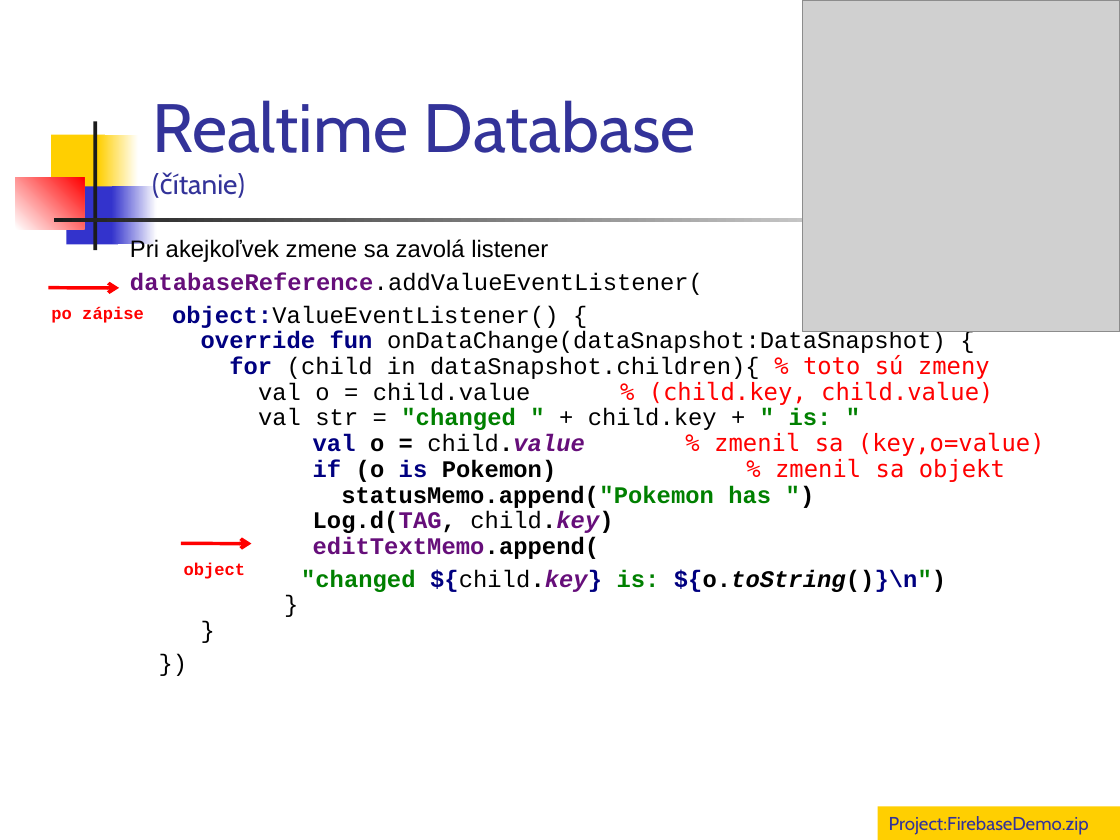
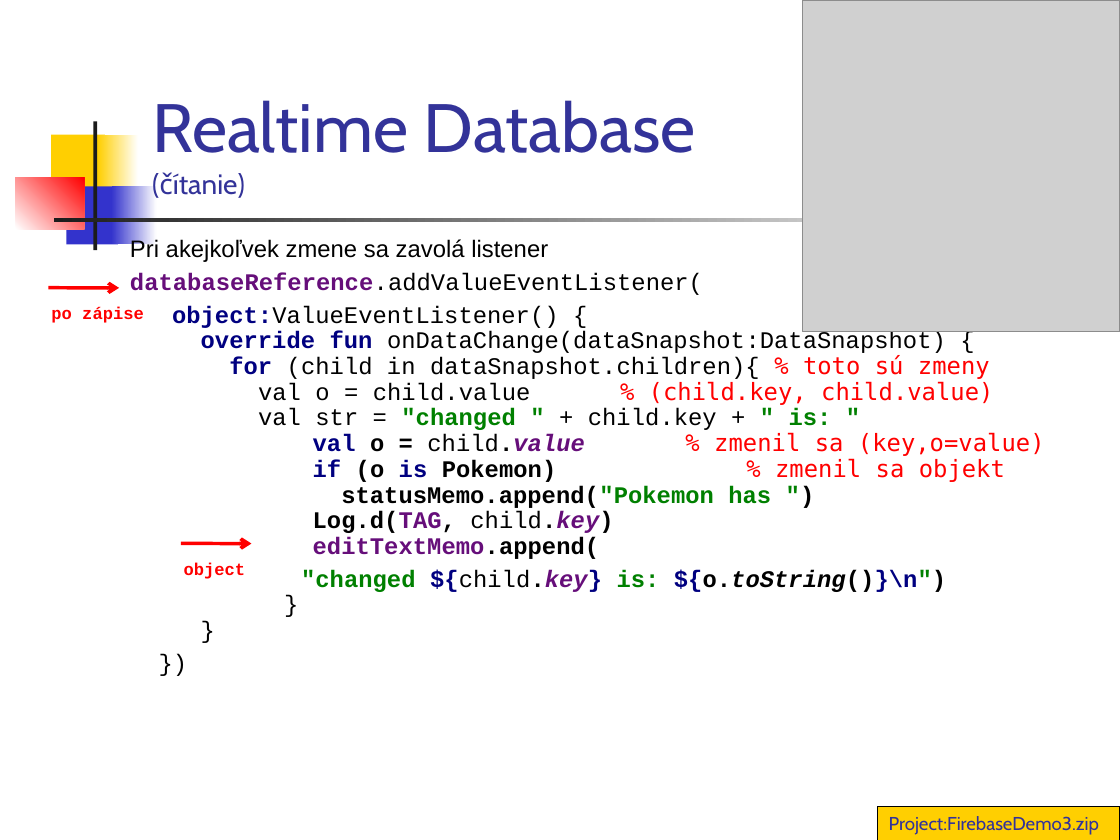
Before and after one commit to vmandro/Prednasky, a slide deck: slide 41 of 12/12_Android.ppt (slide 37 before the commit). Drawn at 1120x840 pixels with LibreOffice and Linux fonts; fonts in the diff are those of the drawing; grey boxes stand for pictures. Boxes give left, top, right and bottom in pixels: in the first picture for what was removed or moved away, otherwise in the second. Text is boxed around its words. In the diff, an @@ line names an element or a change of style, - is before the commit and + after.

```diff
--- a/12/12_Android.ppt
+++ b/12/12_Android.ppt
@@ rectangle "Project:FirebaseDemo3.zip" at box(878, 806, 1120, 840): outline none to #000000 0.74 pt @@
@@ text in rectangle at box(889, 816, 1099, 835): text changed @@
-Project:FirebaseDemo.zip
+Project:FirebaseDemo3.zip
```
Also in this commit, not shown: 24 other slides changed, 5 slides added, 1 other file.
